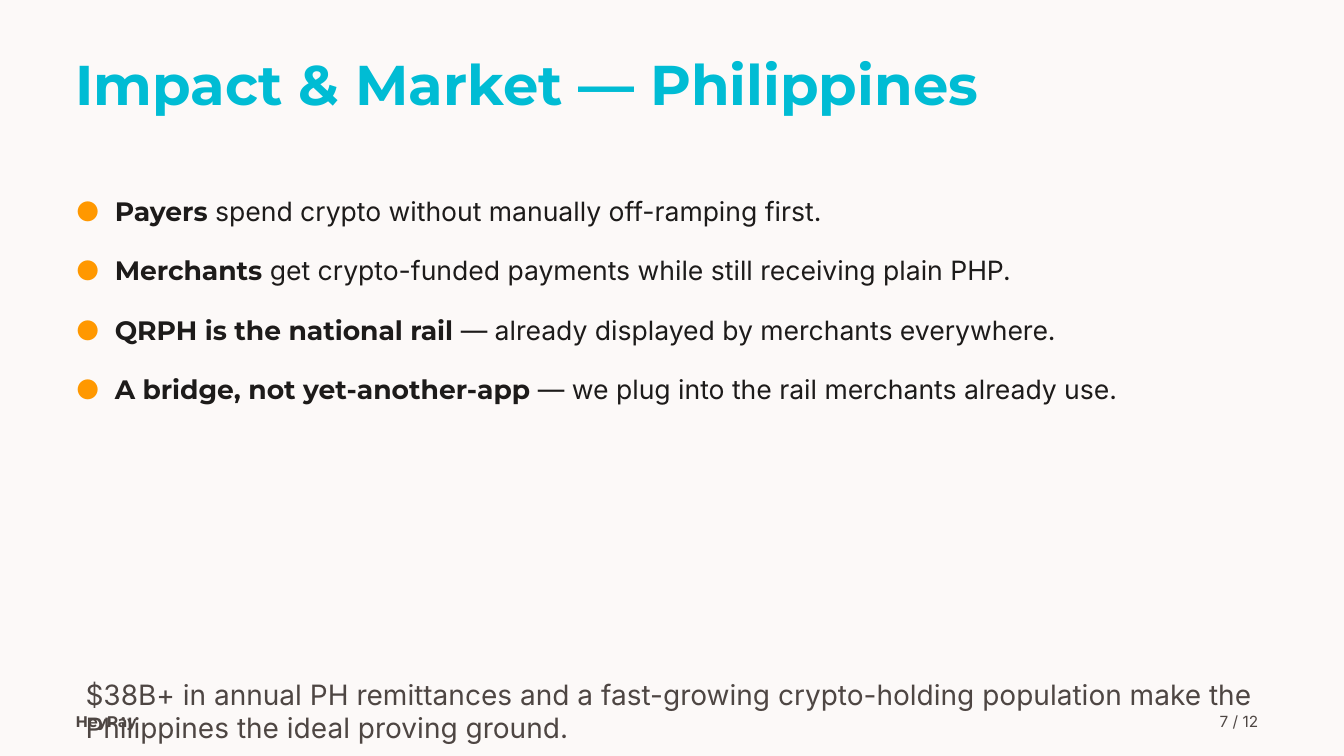
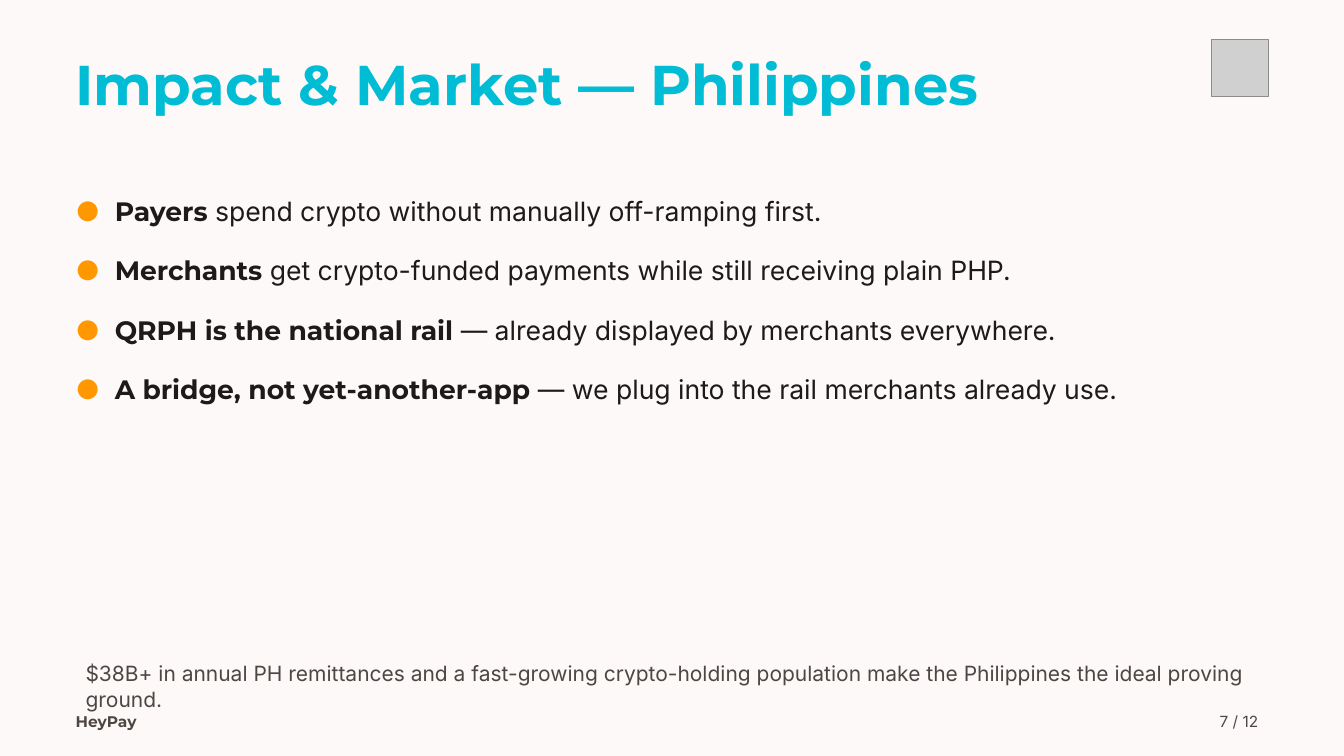
Before and after one commit to artisam-heypay/heypay, a slide deck: slide 7 of docs/pitch-deck-v3.pptx. Drawn at 1344x756 pixels with LibreOffice and Linux fonts; fonts in the diff are those of the drawing; grey boxes stand for pictures. Boxes give left, top, right and bottom in pixels: in the first picture for what was removed or moved away, otherwise in the second. Text is boxed around its words. In the diff, an @@ line names an element or a change of style, - is before the commit and + after.

```diff
--- a/docs/pitch-deck-v3.pptx
+++ b/docs/pitch-deck-v3.pptx
@@ picture added at [1211,39,1268,97] @@
@@ text "$38B+ in annual PH remittances ...": place and size @@
-text "$38B+ in annual PH remittances ..." at [86,681,1251,744]
+text "$38B+ in annual PH remittances ..." at [86,664,1243,712]
@@ text "$38B+ in annual PH remittances ..." at [86,664,1243,712]: size 20 to 15 pt @@
```
Also in this commit, not shown: 11 other slides changed.
